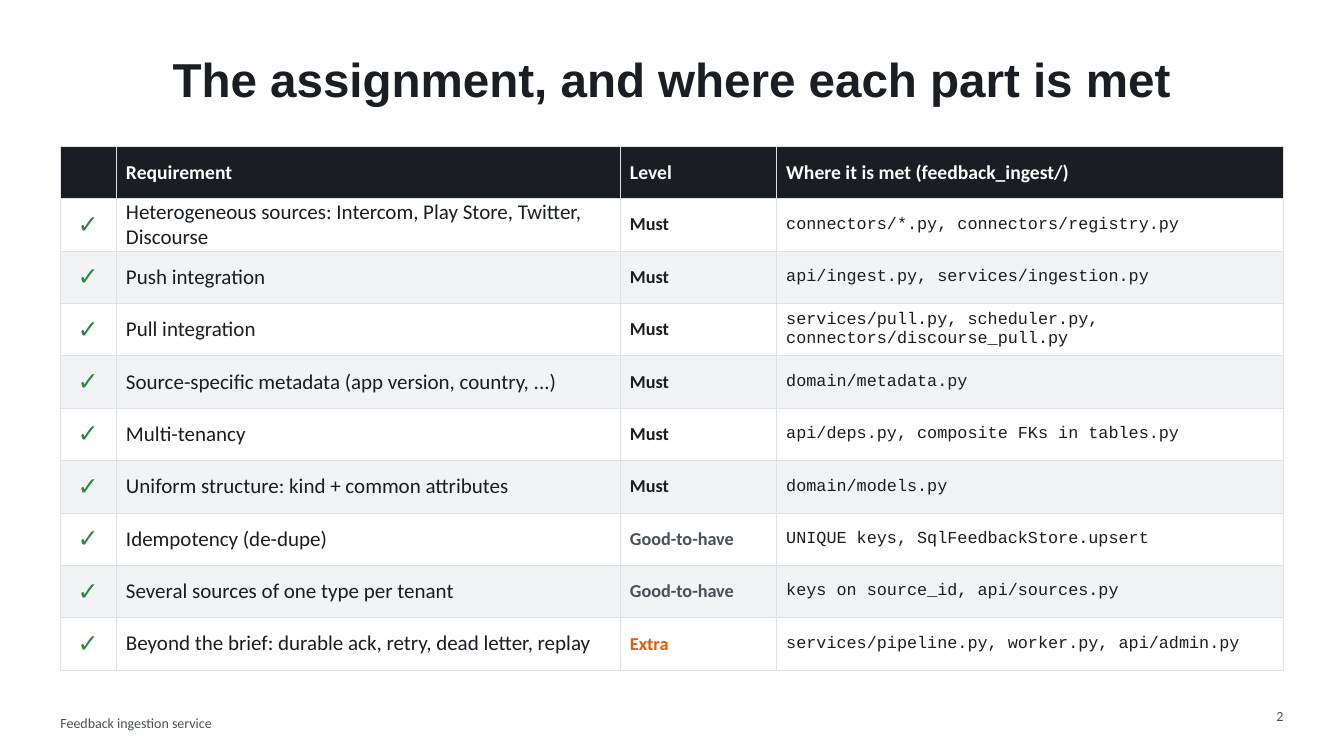
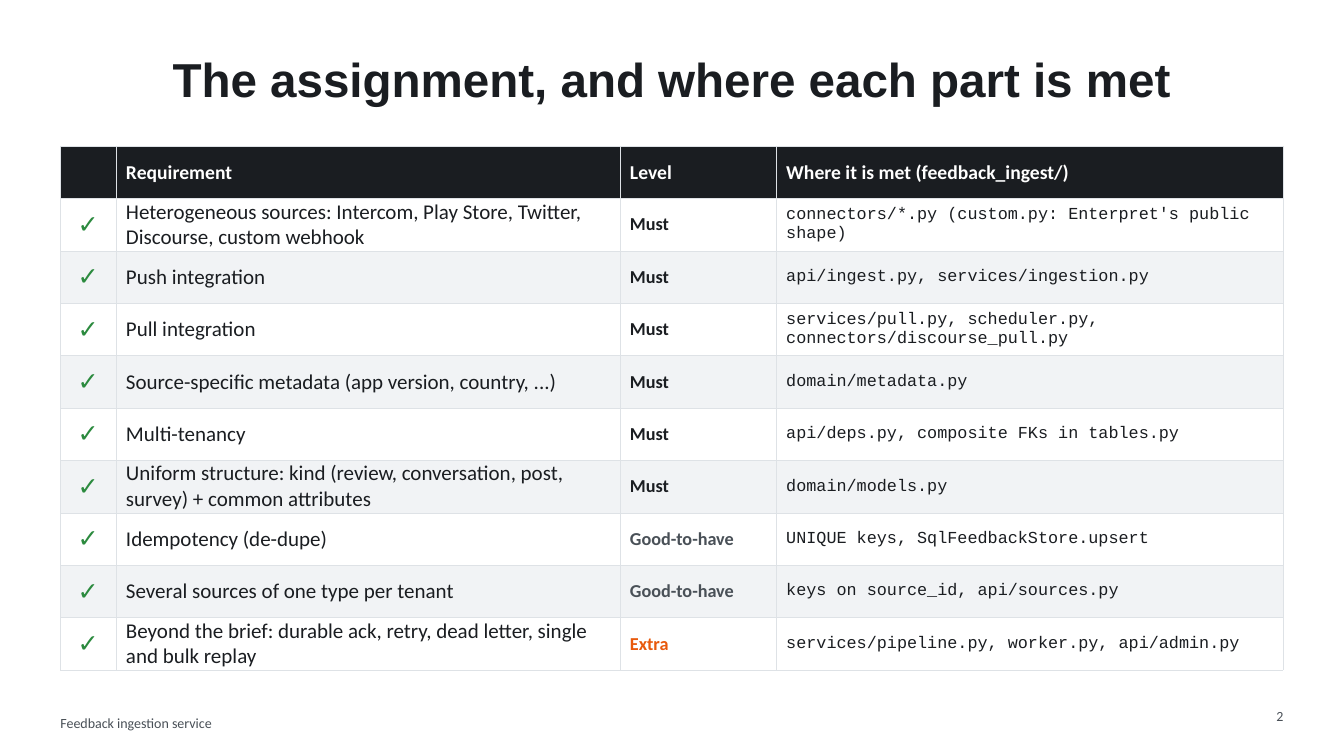
Before and after one commit to regalmoix/feedback-ingest, a slide deck: slide 2 of docs/slides/deck.pptx. Drawn at 1344x756 pixels with LibreOffice and Linux fonts; fonts in the diff are those of the drawing. Boxes give left, top, right and bottom in pixels: in the first picture for what was removed or moved away, otherwise in the second. Text is boxed around its words. In the diff, an @@ line names an element or a change of style, - is before the commit and + after.

```diff
--- a/docs/slides/deck.pptx
+++ b/docs/slides/deck.pptx
@@ table at bbox=[60, 146, 1284, 671] @@
-row 2, column 2: Heterogeneous sources: Intercom, Play Store, Twitter, Discourse
+row 2, column 2: Heterogeneous sources: Intercom, Play Store, Twitter, Discourse, custom webhook
-row 2, column 4: connectors/*.py, connectors/registry.py
+row 2, column 4: connectors/*.py (custom.py: Enterpret's public shape)
-row 7, column 2: Uniform structure: kind + common attributes
+row 7, column 2: Uniform structure: kind (review, conversation, post, survey) + common attributes
-row 10, column 2: Beyond the brief: durable ack, retry, dead letter, replay
+row 10, column 2: Beyond the brief: durable ack, retry, dead letter, single and bulk replay
```
Also in this commit, not shown: 9 other slides changed, 1 slide added, 23 other files.
